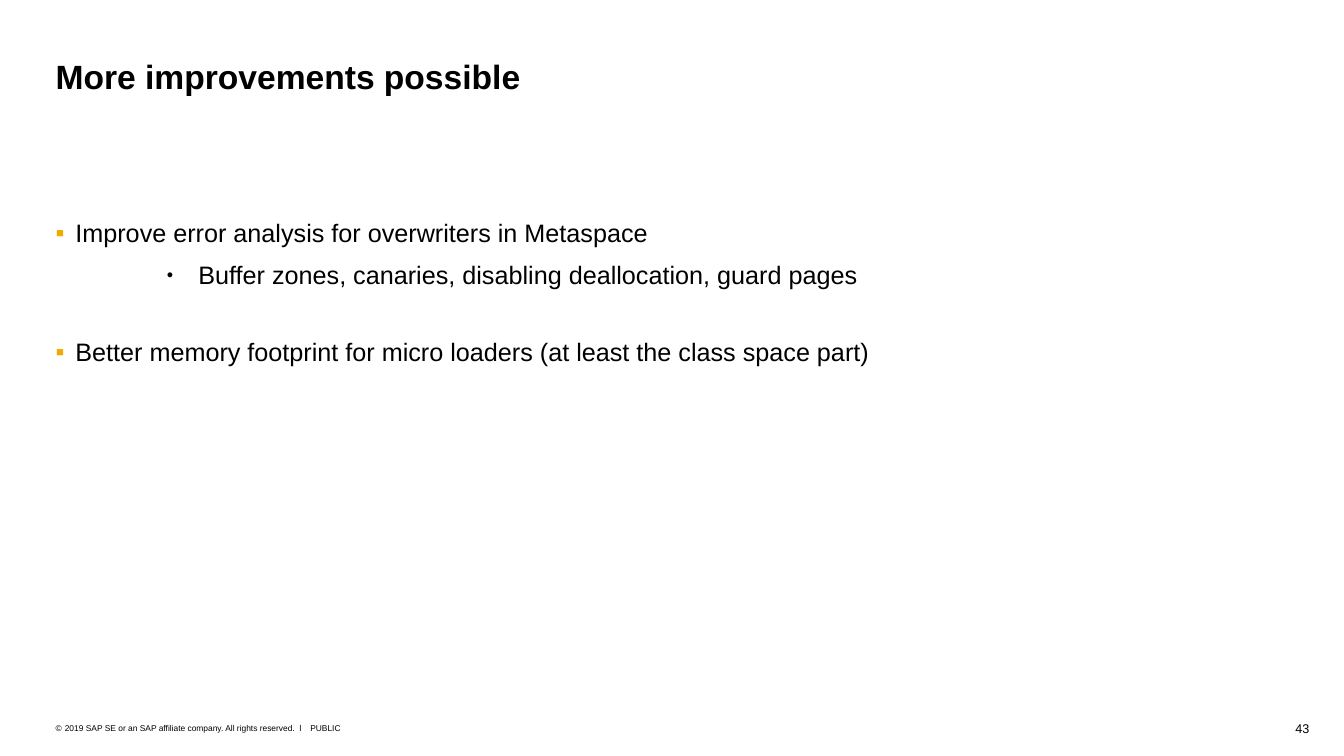
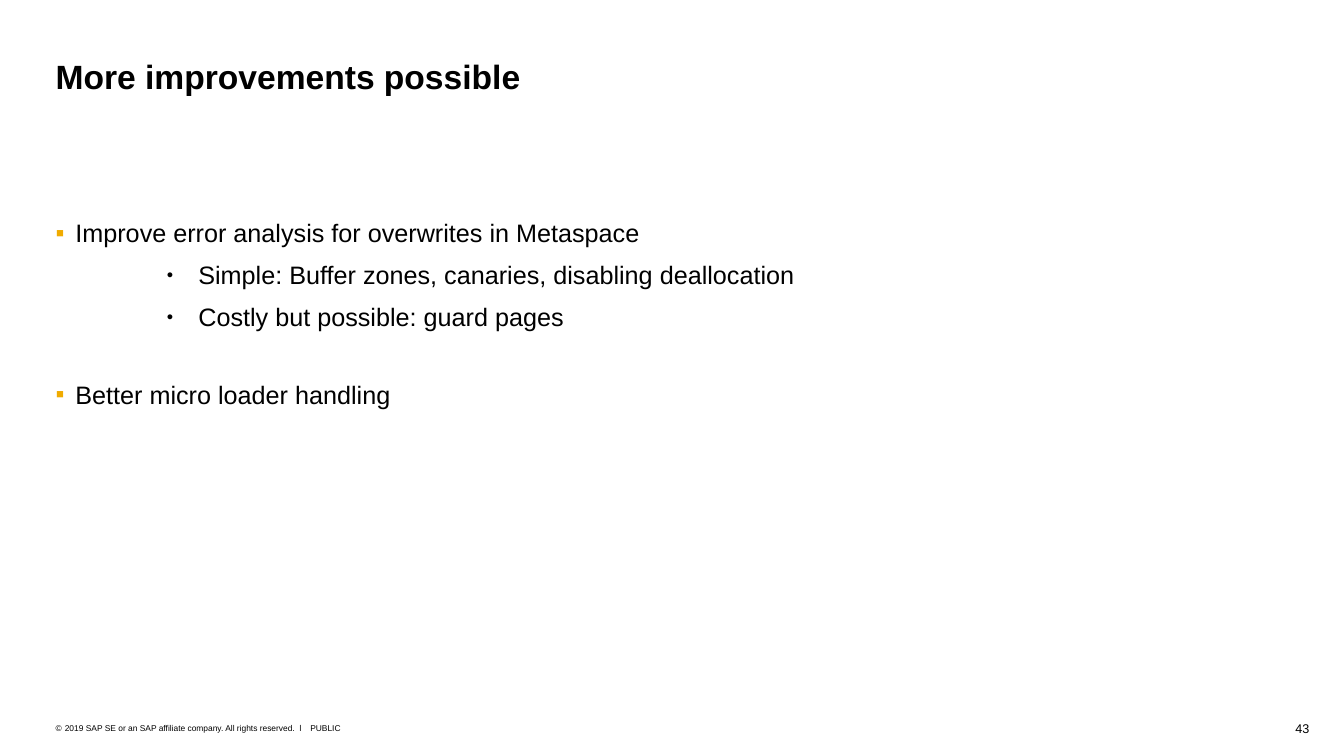
Before and after one commit to tstuefe/JEP387, a slide deck: slide 43 of pres/elastic-metaspace.odp. Drawn at 1344x756 pixels with LibreOffice and Linux fonts; fonts in the diff are those of the drawing. Boxes give left, top, right and bottom in pixels: in the first picture for what was removed or moved away, otherwise in the second. Text is boxed around its words. In the diff, an @@ line names an element or a change of style, - is before the commit and + after.

```diff
--- a/pres/elastic-metaspace.odp
+++ b/pres/elastic-metaspace.odp
@@ text at (x1=75, y1=223, x2=794, y2=409): text changed @@
-  ▪ Improve error analysis for overwriters in Metaspace
-    ● Buffer zones, canaries, disabling deallocation, guard pages
-  ▪ Better memory footprint for micro loaders (at least the class space part)
+  ▪ Improve error analysis for overwrites in Metaspace
+    ● Simple: Buffer zones, canaries, disabling deallocation
+    ● Costly but possible: guard pages
+  ▪ Better micro loader handling
```
Also in this commit, not shown: 28 other slides changed, 1 slide added, 1 slide removed, 1 other file.
